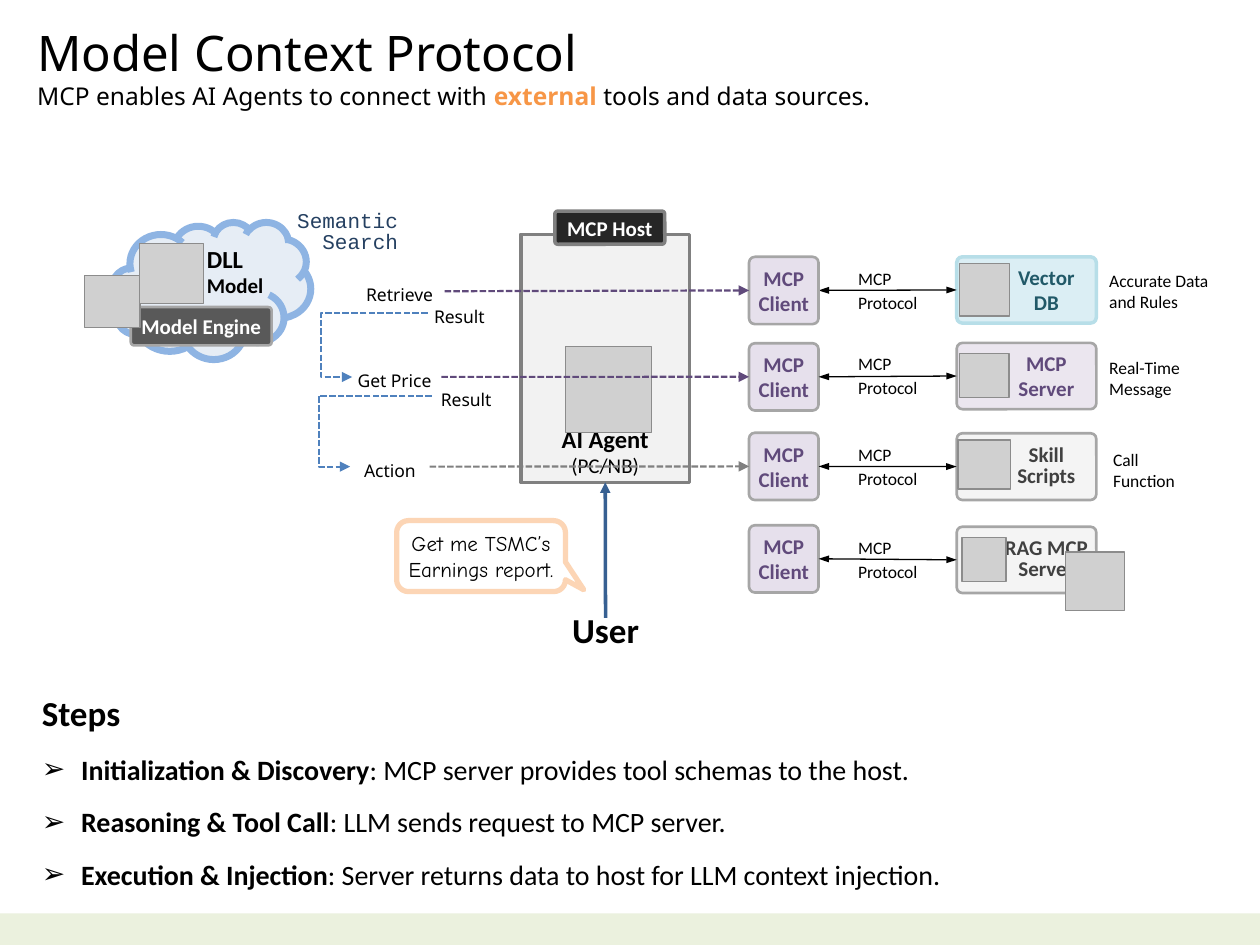
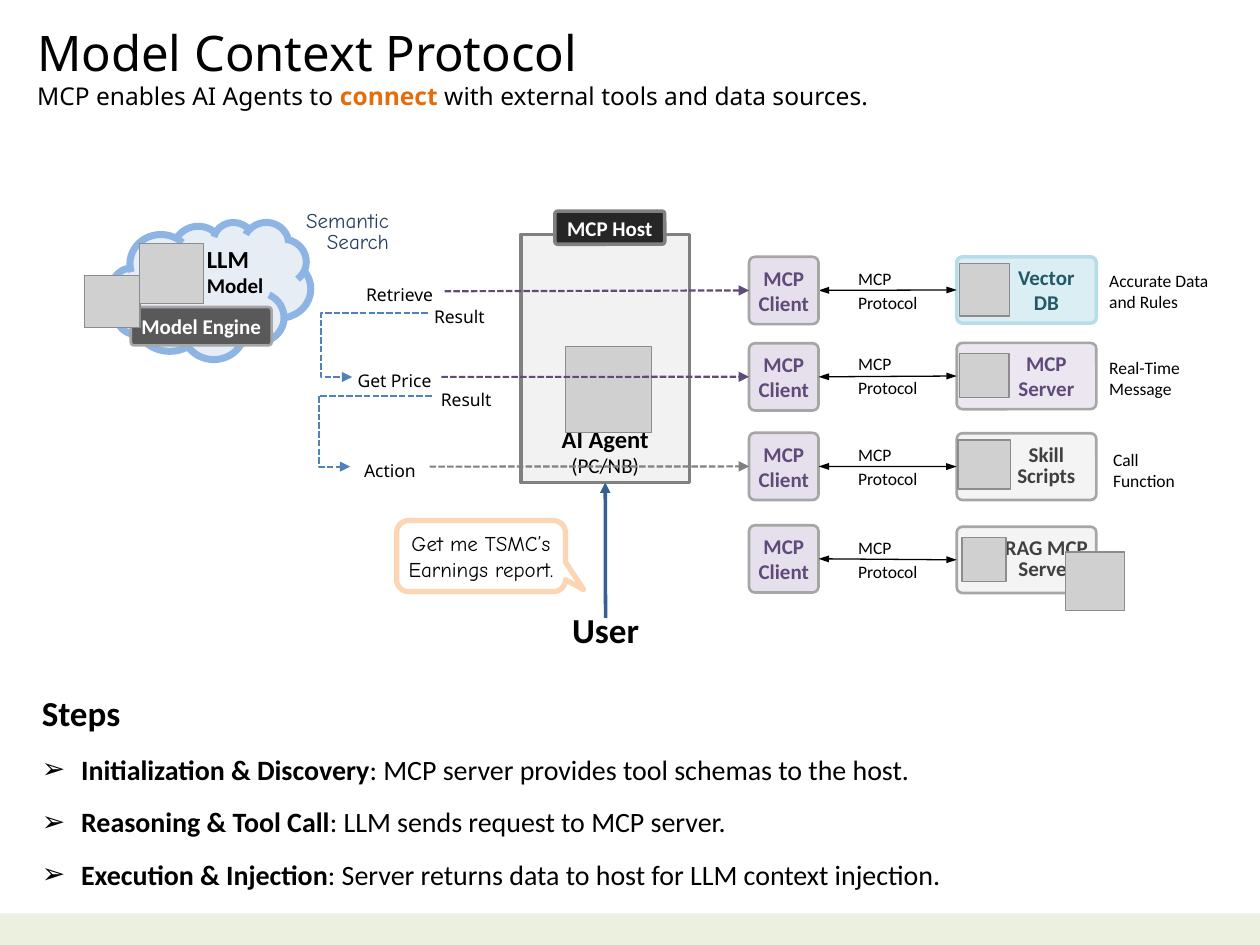
Before and after one commit to navibator/crazy-ai, a slide deck: slide 4 of ai-gemma.pptx. Drawn at 1260x945 pixels with LibreOffice and Linux fonts; fonts in the diff are those of the drawing; grey boxes stand for pictures. Boxes give left, top, right and bottom in pixels: in the first picture for what was removed or moved away, otherwise in the second. Text is boxed around its words. In the diff, an @@ line names an element or a change of style, - is before the commit and + after.

Commit message:
bio-agent

```diff
--- a/ai-gemma.pptx
+++ b/ai-gemma.pptx
@@ text at bbox=[37, 86, 867, 111]: text colour #000000 to #E46C0A, bold on in "connect"; text colour #F79646 to #000000, bold off in "external" @@
@@ text "Semantic" at bbox=[306, 214, 389, 250]: font Courier New to Comic Neue @@
@@ text at bbox=[207, 252, 249, 268]: text changed @@
-DLL
+LLM
```
Also in this commit, not shown: 3 other slides changed, 3 other files.
